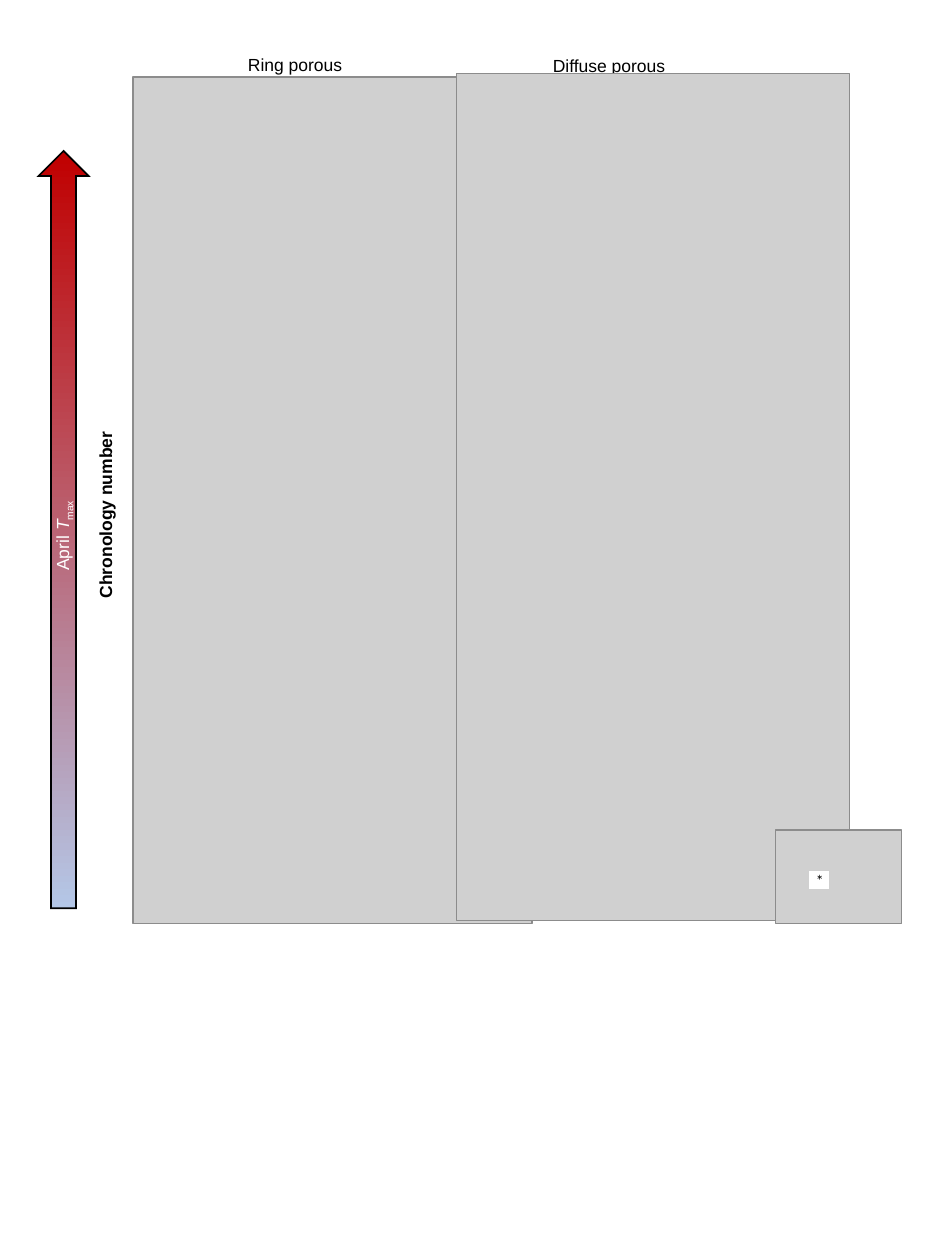
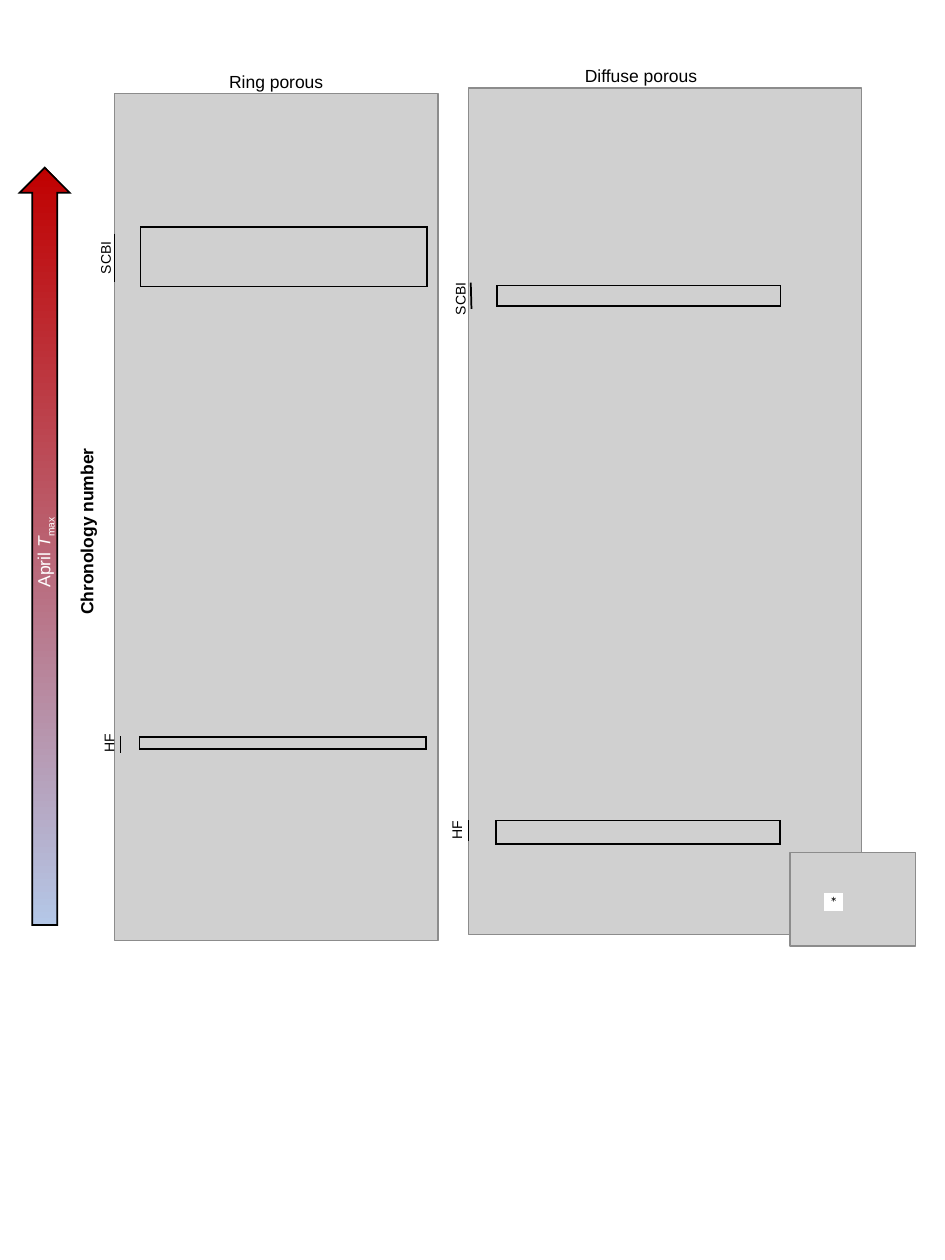
Before and after one commit to EcoClimLab/growth_phenology, a slide deck: slide 2 of doc/manuscript/tables_figures/tree_rings_figs.pptx. Drawn at 945x1260 pixels with LibreOffice and Linux fonts; fonts in the diff are those of the drawing; grey boxes stand for pictures. Boxes give left, top, right and bottom in pixels: in the first picture for what was removed or moved away, otherwise in the second. Text is boxed around its words. In the diff, an @@ line names an element or a change of style, - is before the commit and + after.

```diff
--- a/doc/manuscript/tables_figures/tree_rings_figs.pptx
+++ b/doc/manuscript/tables_figures/tree_rings_figs.pptx
@@ text "Diffuse porous": place and size @@
-text "Diffuse porous" at bbox=[553, 59, 665, 74]
+text "Diffuse porous" at bbox=[585, 69, 697, 86]
@@ text "Ring porous": place and size @@
-text "Ring porous" at bbox=[248, 58, 342, 75]
+text "Ring porous" at bbox=[229, 75, 323, 92]
@@ picture: place and size @@
-picture at bbox=[456, 73, 849, 920]
+picture at bbox=[469, 88, 862, 935]
@@ picture: place and size @@
-picture at bbox=[134, 77, 532, 924]
+picture at bbox=[115, 93, 438, 940]
@@ down arrow "April Tmax": place and size @@
-down arrow "April Tmax" at bbox=[39, 151, 89, 908]
+down arrow "April Tmax" at bbox=[20, 168, 71, 925]
@@ text "Chronology number": place and size @@
-text "Chronology number" at bbox=[96, 439, 116, 595]
+text "Chronology number" at bbox=[77, 455, 97, 612]
@@ group added at bbox=[0, 9, 945, 1102]: 5 rectangles, 4 texts, 4 lines @@
+HF
+SCBI
+SCBI
+HF
@@ picture: place and size @@
-picture at bbox=[776, 830, 902, 924]
+picture at bbox=[790, 852, 916, 945]
@@ rectangle "*": place and size @@
-rectangle "*" at bbox=[810, 872, 828, 888]
+rectangle "*" at bbox=[824, 895, 842, 911]
```
Also in this commit, not shown: 1 other slide changed.
